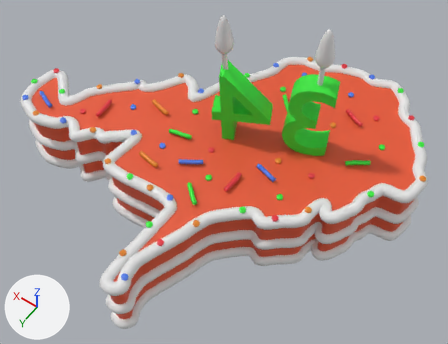
The glTF model resources/models/WVCake.glb: old version first, new version second.
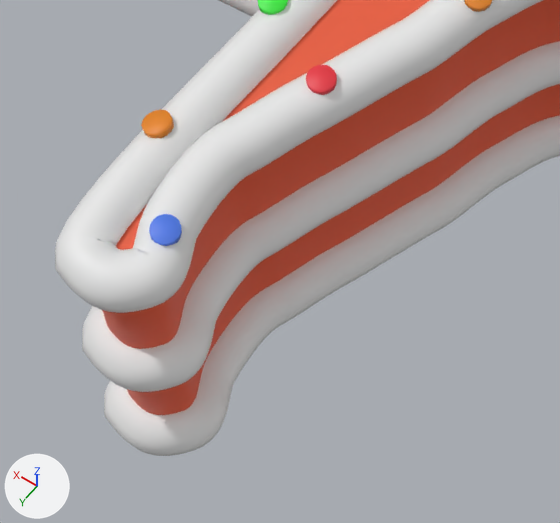
The first picture shows the older version from a camera (50 mm lens) standing at (-2.48, 4.21, 5.01) and looking at (0.03, 0.69, -0.52). The close-ups show both versions on the part from 19% to 48% of the width and 65% to 100% of the height of that picture; other places that the commit changed are outside them. The axes (+X, +Y, +Z) are drawn at lower left. The lights are the same throughout. Where no turn or scale is listed for an object, it has been applied to the vertices.

In view in the first close-up: 'ConfettiDisk.006', 'ConfettiDisk3.004', 'ConfettiDisk4.004', 'Layer1.001', 'Layer2.001', 'Layer2.002', 'SimplifiedWV.001'.
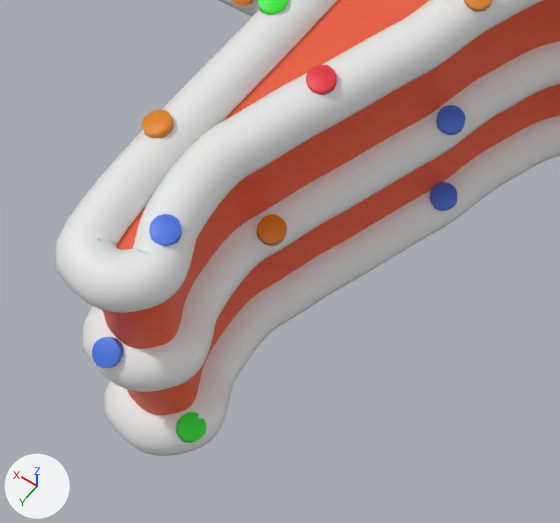
Where the change shows, as pixel boxes [x1, y1, x2, y2] in the close-ups (560 x 523 px):
'ConfettiDisk3.018', added (blue)
    after: [92, 337, 123, 368]
'ConfettiDisk.017', added
    after: [257, 215, 287, 246]
'ConfettiDisk2.027', added (green)
    after: [176, 412, 206, 443]
'ConfettiDisk3.017', added (blue)
    after: [436, 105, 465, 135]
'ConfettiDisk3.024', added (blue)
    after: [430, 182, 457, 211]
'ConfettiDisk.023', added
    after: [232, 0, 254, 5]

Edits to the bpy script that builds the scene:
```text
Add me_cylinder_110:
    me_cylinder_110.from_pydata(...)  # 32 vertices, 60 faces; spans x -0.0362..0.0362, y -0.0363..0.0363, z -0.0303..0.0303
    me_cylinder_110.materials.append(mat_confettimaterial1)  # orange #e7851c
Add me_cylinder_106:
    me_cylinder_106.from_pydata(...)  # 32 vertices, 60 faces; spans x -0.0373..0.0373, y -0.0371..0.0371, z -0.0286..0.0286
    me_cylinder_106.materials.append(mat_confettimaterial2)  # green #35e739
Add me_cylinder_098:
    me_cylinder_098.from_pydata(...)  # a 16-sided cylinder along z spanning x -0.036..0.036, y -0.036..0.036, z -0.0121..0.0121
    me_cylinder_098.materials.append(mat_confettimaterial3)  # blue #4d79e7
Add me_cylinder_076:
    me_cylinder_076.from_pydata(...)  # 32 vertices, 60 faces; spans x -0.036..0.036, y -0.0363..0.0363, z -0.0308..0.0308
    me_cylinder_076.materials.append(mat_confettimaterial3)  # blue #4d79e7
Add me_cylinder_075:
    me_cylinder_075.from_pydata(...)  # 32 vertices, 60 faces; spans x -0.0379..0.0379, y -0.0367..0.0367, z -0.021..0.021
    me_cylinder_075.materials.append(mat_confettimaterial1)  # orange #e7851c
Add me_cylinder_074:
    me_cylinder_074.from_pydata(...)  # 32 vertices, 60 faces; spans x -0.0375..0.0375, y -0.0362..0.0362, z -0.018..0.018
    me_cylinder_074.materials.append(mat_confettimaterial3)  # blue #4d79e7
Add ob_confettidisk_023:
    ob_confettidisk_023 = bpy.data.objects.new('ConfettiDisk.023', me_cylinder_110)
    ob_confettidisk_023.location = (0.729, 1.407, -1.285)
Add ob_confettidisk2_027:
    ob_confettidisk2_027 = bpy.data.objects.new('ConfettiDisk2.027', me_cylinder_106)
    ob_confettidisk2_027.location = (0.004, 2.465, -1.288)
Add ob_confettidisk3_024:
    ob_confettidisk3_024 = bpy.data.objects.new('ConfettiDisk3.024', me_cylinder_098)
    ob_confettidisk3_024.location = (-0.115, 1.596, -1.274)
Add ob_confettidisk3_018:
    ob_confettidisk3_018 = bpy.data.objects.new('ConfettiDisk3.018', me_cylinder_076)
    ob_confettidisk3_018.location = (0.139, 2.541, -0.909)
Add ob_confettidisk_017:
    ob_confettidisk_017 = bpy.data.objects.new('ConfettiDisk.017', me_cylinder_075)
    ob_confettidisk_017.location = (0.034, 2.063, -0.914)
Add ob_confettidisk3_017:
    ob_confettidisk3_017 = bpy.data.objects.new('ConfettiDisk3.017', me_cylinder_074)
    ob_confettidisk3_017.location = (-0.135, 1.565, -0.909)
```
